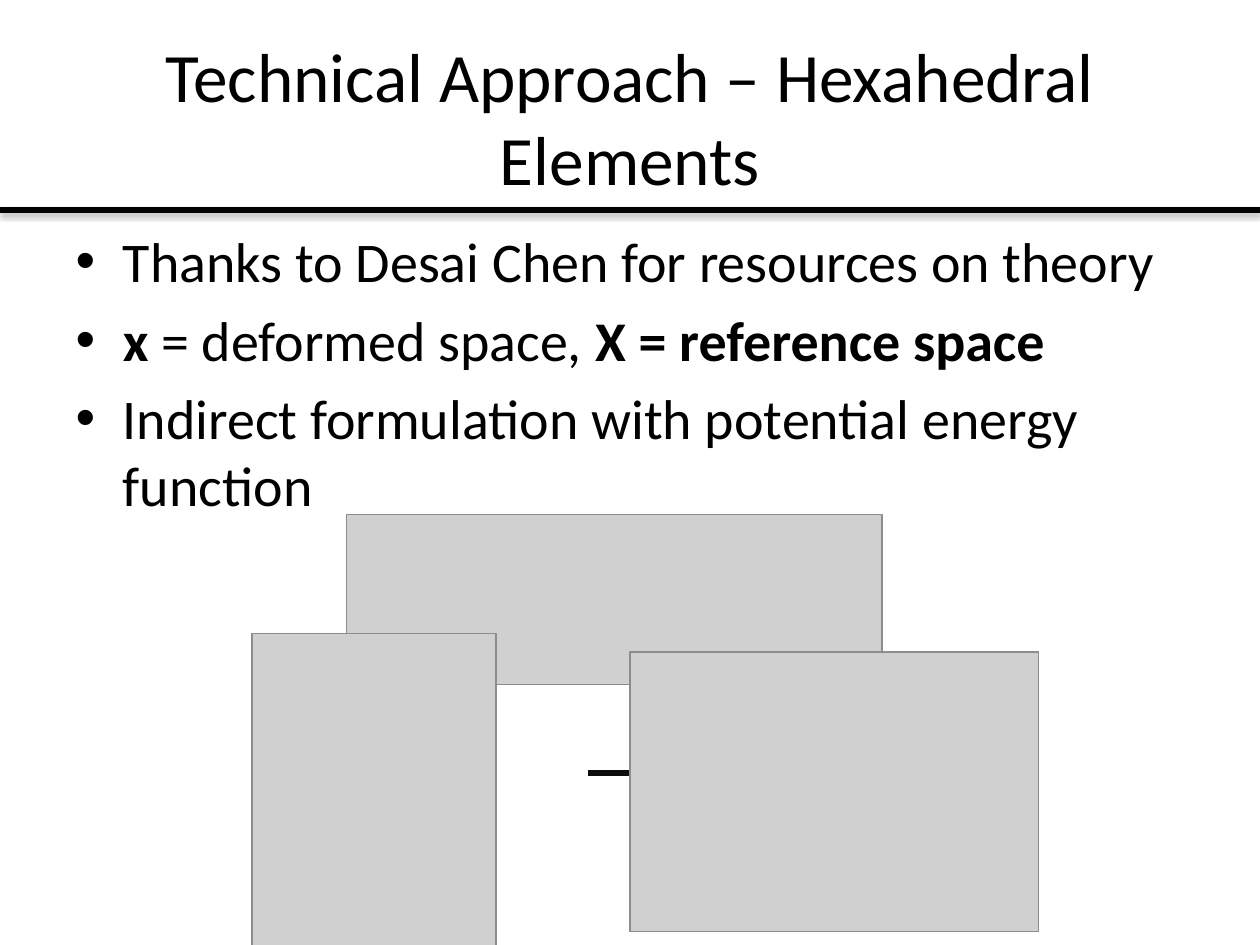
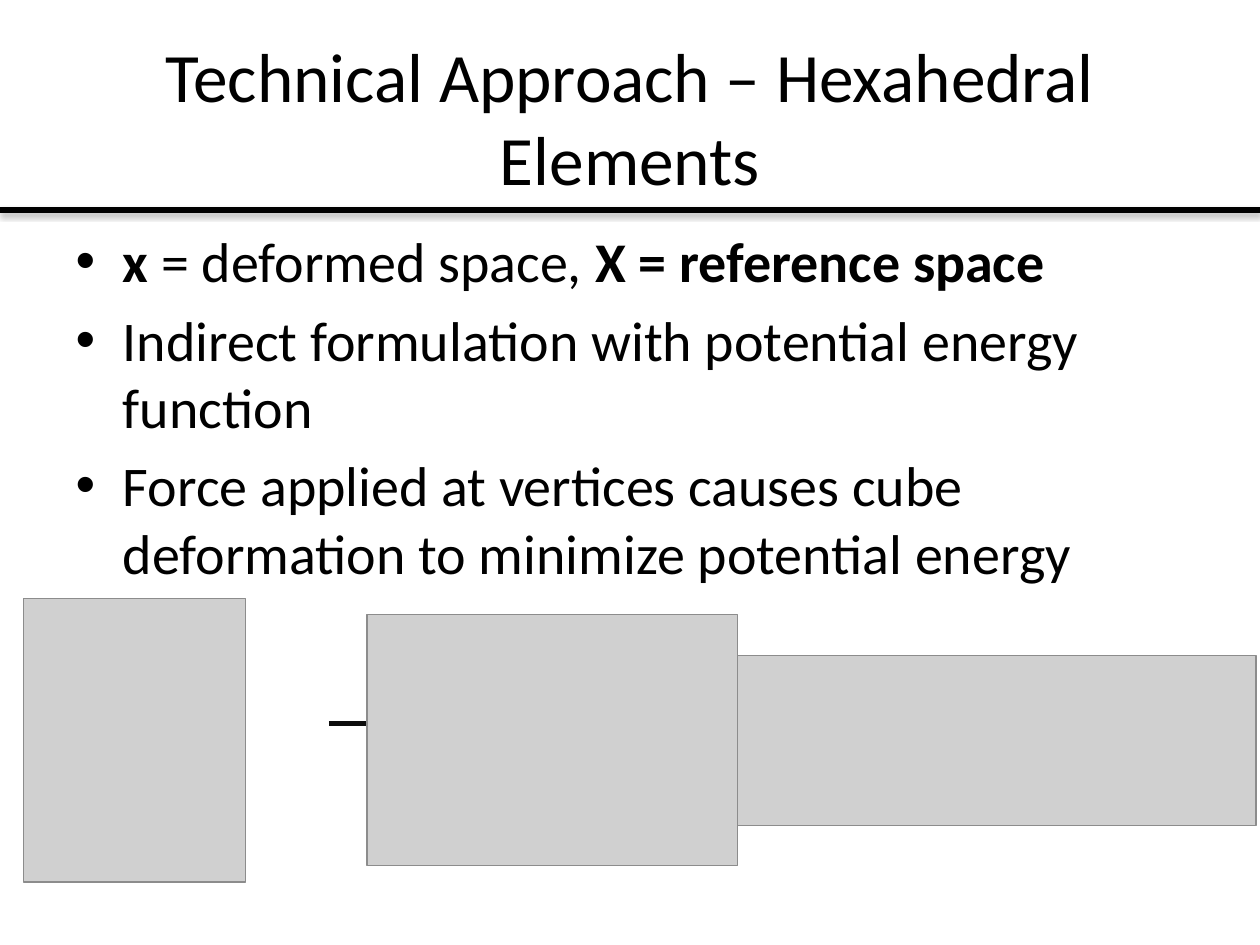
Before and after one commit to arjunnar/MakerbotFEMSim, a slide deck: slide 4 of Midpoint Presentation/6.S079MidpointPresentation.pptx (slide 3 before the commit). Drawn at 1260x945 pixels with LibreOffice and Linux fonts; fonts in the diff are those of the drawing; grey boxes stand for pictures. Boxes give left, top, right and bottom in pixels: in the first picture for what was removed or moved away, otherwise in the second. Text is boxed around its words. In the diff, an @@ line names an element or a change of style, - is before the commit and + after.

```diff
--- a/Midpoint Presentation/6.S079MidpointPresentation.pptx
+++ b/Midpoint Presentation/6.S079MidpointPresentation.pptx
@@ text at box(123, 243, 1154, 291): paragraph removed @@
-• Thanks to Desai Chen for resources on theory
@@ text at box(123, 467, 1071, 584): paragraph added @@
+• Force applied at vertices causes cube deformation to minimize potential energy
@@ picture: place and size @@
-picture at box(252, 634, 496, 945)
+picture at box(24, 598, 246, 882)
@@ picture: place and size @@
-picture at box(630, 651, 1038, 931)
+picture at box(367, 615, 737, 866)
@@ picture: place and size @@
-picture at box(346, 514, 882, 684)
+picture at box(721, 655, 1256, 825)
@@ arrow moved from (588, 774) - (706, 774) to (329, 723) - (436, 723) @@
```
Also in this commit, not shown: 2 slides added, 2 other files.
